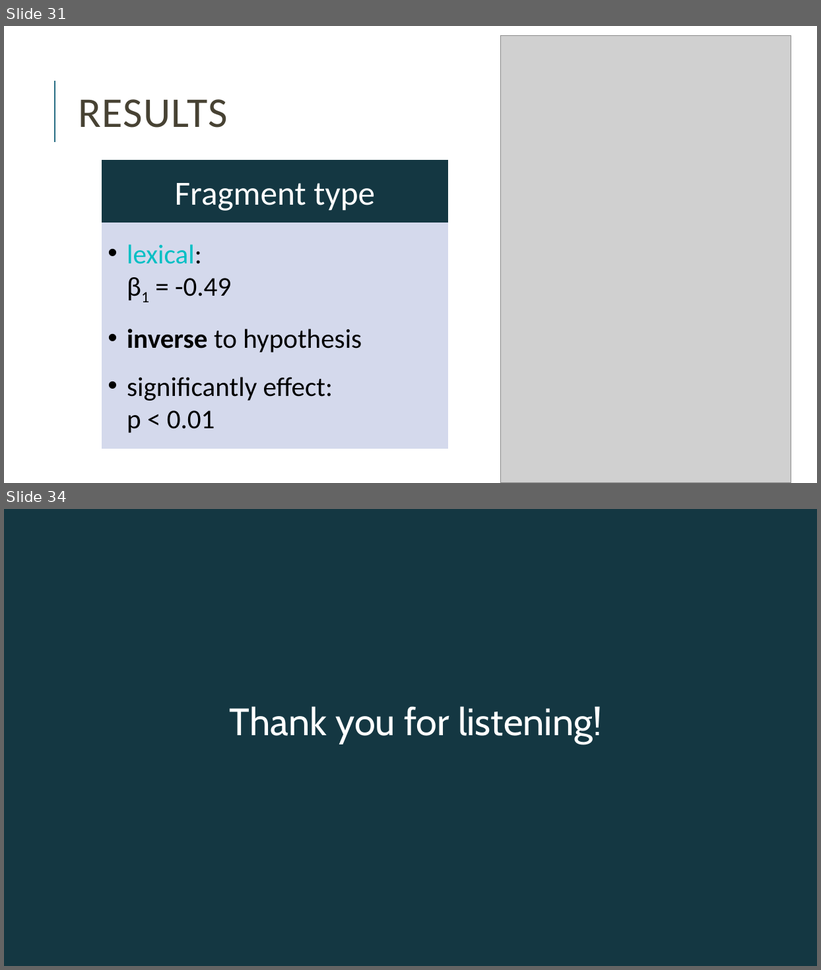
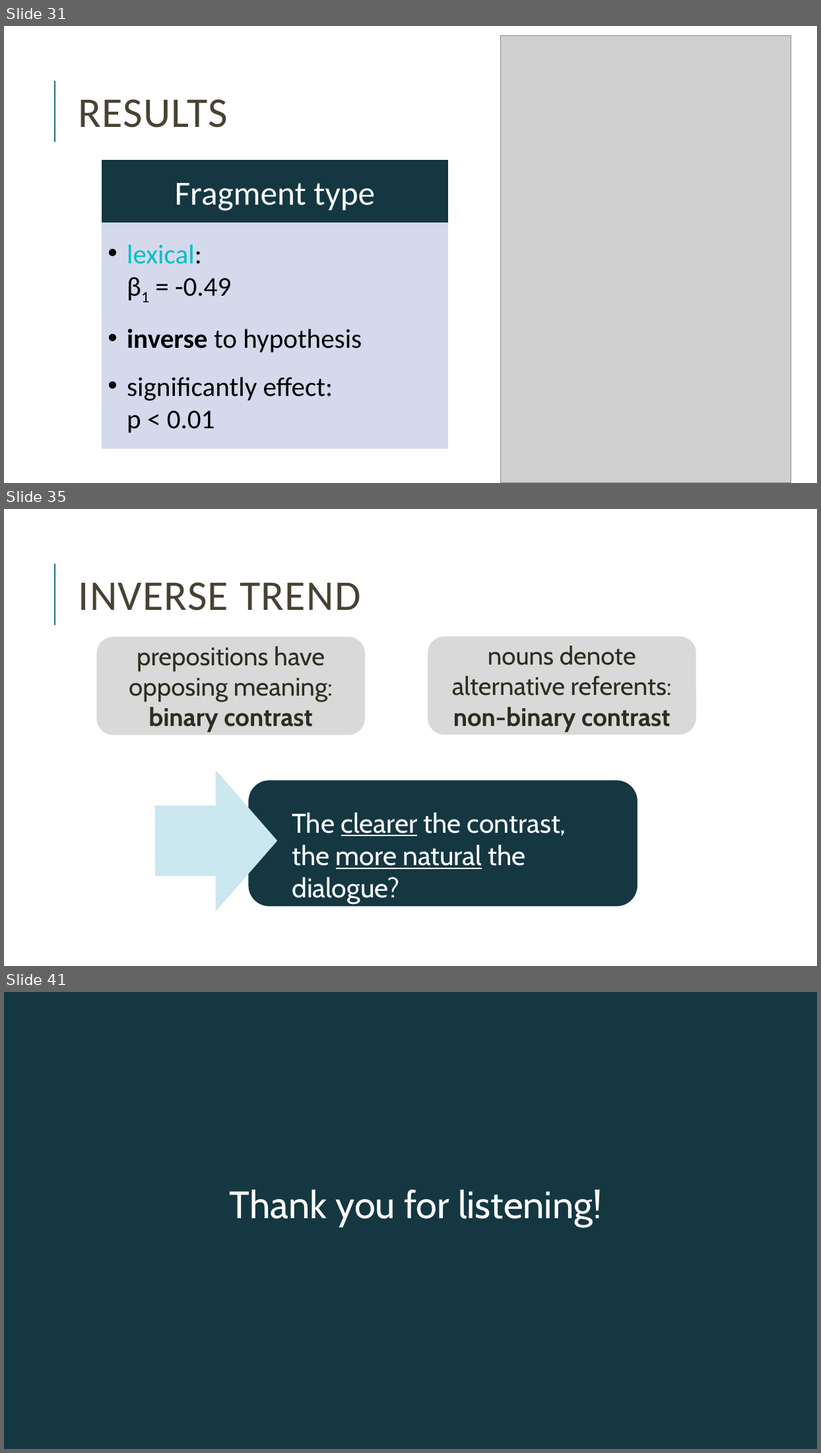
Before and after one commit to miriamschiele/MA, a slide deck: presentation/Miriam Schiele, MA presentation.pptx. Shown one above the other, each under a label of ours: slides 31 and 34 before the commit, slides 31, 35 and 41 after it; the slides between them are not shown. The pictures are 821x970 and 821x1453 pixels, drawn with LibreOffice and Linux fonts; fonts in the diff are those of the drawing; grey boxes stand for pictures. Boxes give left, top, right and bottom in pixels: in the first picture for what was removed or moved away, otherwise in the second. Text is boxed around its words. In the diff, an @@ line names an element or a change of style, - is before the commit and + after.

Commit message:
few slides added to results and inverse trend

```diff
--- a/presentation/Miriam Schiele, MA presentation.pptx
+++ b/presentation/Miriam Schiele, MA presentation.pptx
@@ slide 35 added at (x1=4, y1=509, x2=817, y2=966), background #FFFFFF; not listed: 1 template element that a slide beside it also shows @@
@@ title added at (x1=79, y1=582, x2=360, y2=611), 50 pt, text #474233 @@
+INVERSE TREND
@@ rounded rectangle added at (x1=97, y1=638, x2=364, y2=735), fill #D9D9D9, outline #D9D9D9 1.25 pt, 30 pt, text #2E2B21 @@
+prepositions have opposing meaning:
+binary contrast
@@ rounded rectangle added at (x1=428, y1=637, x2=696, y2=734), fill #D9D9D9, outline #D9D9D9 1.25 pt, 30 pt, text #2E2B21 @@
+nouns denote alternative referents:
+non-binary contrast
@@ right arrow added at (x1=156, y1=771, x2=277, y2=910), fill #CBE7EF, outline #CBE7EF 1.25 pt @@
@@ rounded rectangle added at (x1=248, y1=780, x2=638, y2=907), fill #143742, outline #FFFFFF 1.25 pt @@
@@ text added at (x1=292, y1=813, x2=566, y2=904), 32 pt, text #FFFFFF @@
+The clearer the contrast, the more natural the dialogue?
@@ what was slide 34 is now slide 41 @@
```
Also in this commit, not shown: 8 slides changed, 6 other slides added, 1 other file.
